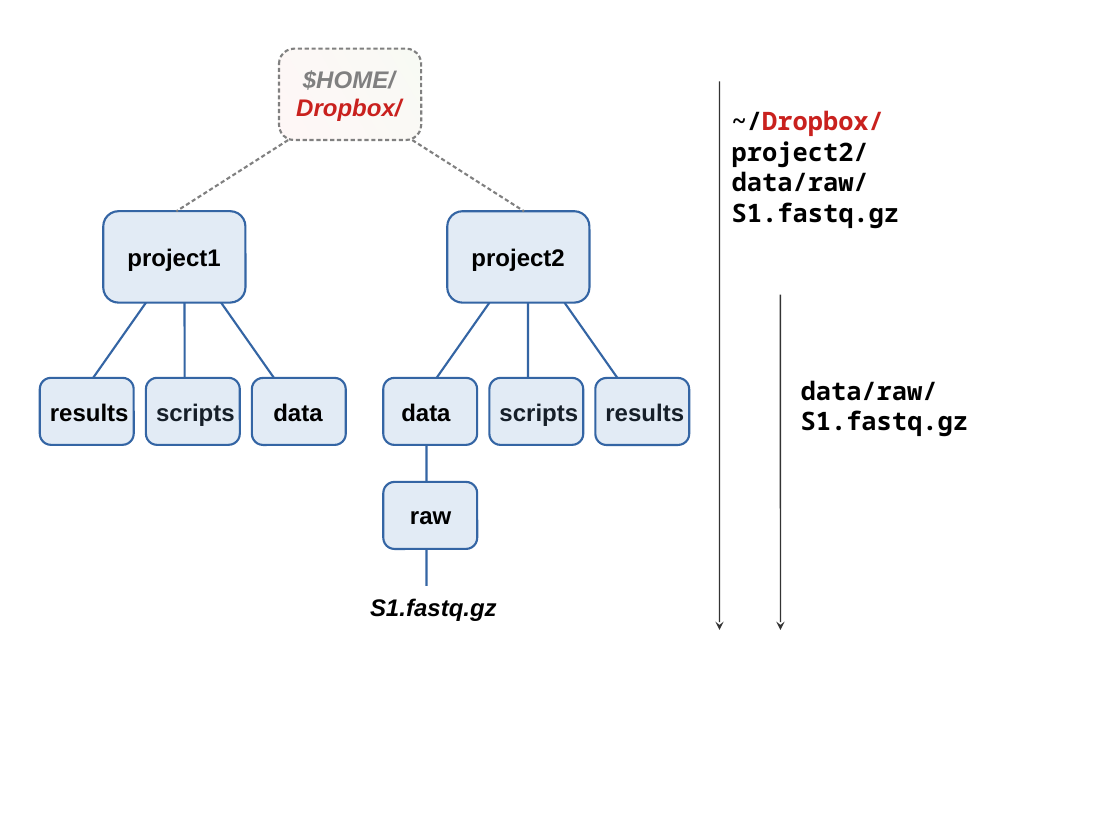
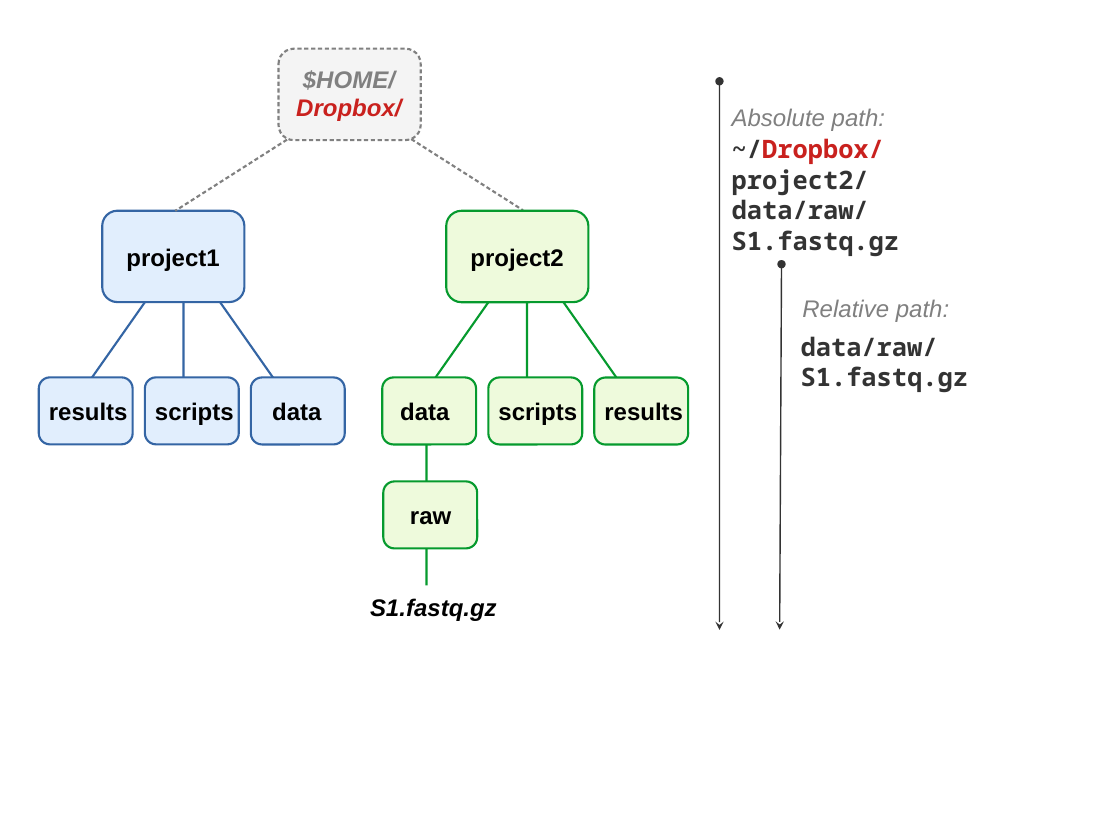
Before and after one commit to mcic-osu/pracs-sp21, a slide deck: slide 3 of docs/posts/week-02/slides/img/proj-dirs.odp. Drawn at 1120x840 pixels with LibreOffice and Linux fonts; fonts in the diff are those of the drawing. Boxes give left, top, right and bottom in pixels: in the first picture for what was removed or moved away, otherwise in the second. Text is boxed around its words. In the diff, an @@ line names an element or a change of style, - is before the commit and + after.

```diff
--- a/docs/posts/week-02/slides/img/proj-dirs.odp
+++ b/docs/posts/week-02/slides/img/proj-dirs.odp
@@ arrow (720, 81) - (720, 630): arrow to double arrow @@
@@ text added at (732,108,885,131), 17 pt, text #808080, italic @@
+Absolute path:
@@ text "~/Dropbox/project2/ data/raw/S1.fastq.gz": place and size @@
-text "~/Dropbox/project2/ data/raw/S1.fastq.gz" at (732,110,900,229)
+text "~/Dropbox/project2/ data/raw/S1.fastq.gz" at (732,138,900,256)
@@ text "~/Dropbox/project2/ data/raw/S1.fastq.gz" at (732,138,900,256): text colour #000000 to #333333 in "~/Dropbox/project2/ data/raw/S1.fastq.gz" @@
@@ arrow moved from (781, 295) - (781, 630) to (782, 264) - (780, 630) @@
@@ arrow (782, 264) - (780, 630): arrow to double arrow @@
@@ text added at (802,299,949,322), 17 pt, text #808080, italic @@
+Relative path:
@@ line (489, 302) - (436, 377): stroke #3465A4 1.5 pt to #069A2E 1.5 pt @@
@@ line (527, 302) - (527, 377): stroke #3465A4 1.5 pt to #069A2E 1.5 pt @@
@@ line (564, 302) - (617, 377): stroke #3465A4 1.5 pt to #069A2E 1.5 pt @@
@@ text "data/raw/ S1.fastq.gz": place and size @@
-text "data/raw/ S1.fastq.gz" at (801,380,969,437)
+text "data/raw/ S1.fastq.gz" at (801,336,969,392)
@@ text "data/raw/ S1.fastq.gz" at (801,336,969,392): text colour #000000 to #333333 @@
@@ fill #729FCF at 20% opacity to #E1EEFD in 4 elements at (39,377,132,444), (251,377,345,444), (103,210,245,302), (145,377,239,444) @@
@@ fill #729FCF at 20% opacity to #EEFADC; outline #3465A4 1.5 pt to #069A2E 1.5 pt in 5 elements at (383,482,477,549), (595,378,688,445), (489,377,582,444), (446,210,588,302), (382,377,476,444) @@
@@ line (427, 444) - (427, 482): stroke #3465A4 1.5 pt to #069A2E 1.5 pt @@
@@ line (427, 549) - (427, 585): stroke #3465A4 1.5 pt to #069A2E 1.5 pt @@
```
Also in this commit, not shown: 5 other slides changed, 26 other files.
